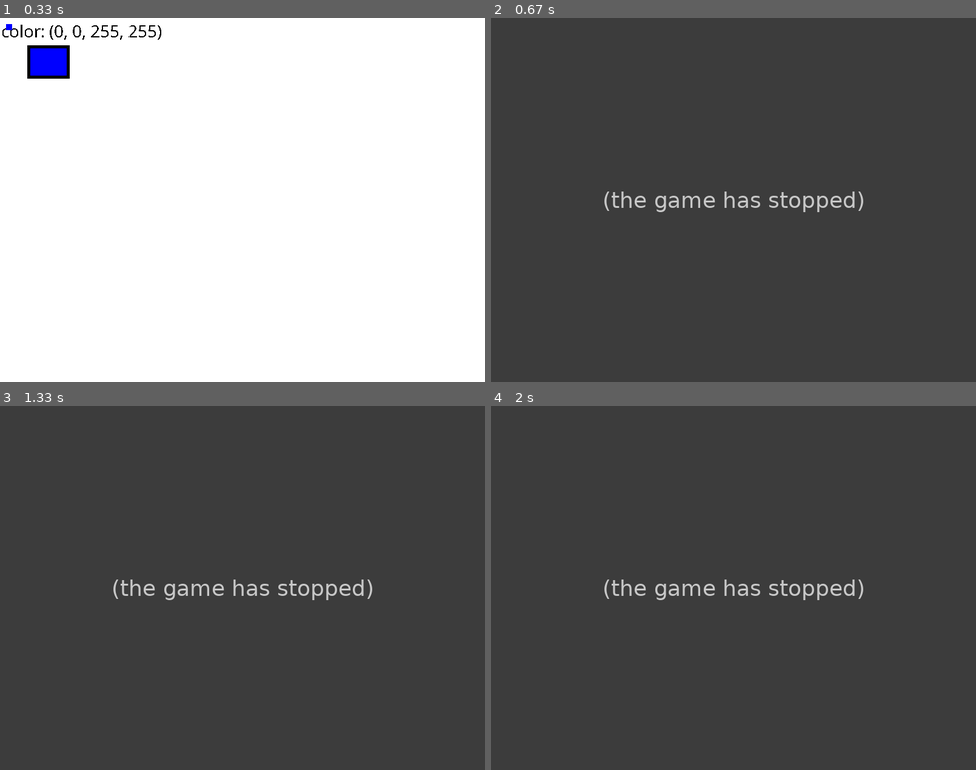
Above: before the commit, frames 1-4 (two rows, left to right).
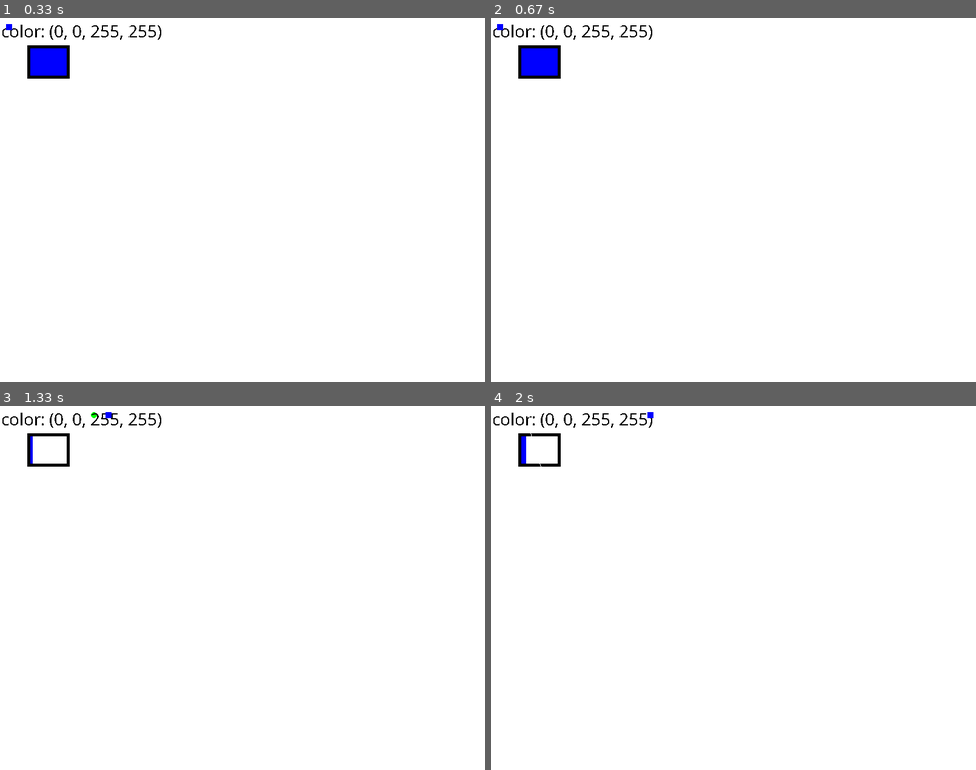
Above: after the commit, the same moments.

Repository: johannesbenjohannes/BlueSquer
Game: pygame game, started from main.py
The game is run twice, just before and just after one commit, with the same random seed, the same clock (stepped at 60 frames per second) and the same inputs.
Inputs (mouse positions are in pixels of both pictures, inside the frame that each line leads up to):
- Up to frame 1 (0.33 s): no input
- Up to frame 2 (0.67 s): click (733, 200) at 0.38 s
- Up to frame 3 (1.33 s): hold Right 0.67-1.13 s; tap Space at 0.73, 1.03 s
- Up to frame 4 (2 s): hold Right 1.5-1.97 s; tap Space at 1.57, 1.87 s

Frame 1 is identical in both runs. In frame 2, 100% of the frame differs, in the area x 0-100%, y 0-100%; in frame 3, 100%; in frame 4, 100%.
Error before the commit: NameError: name 'mouse' is not defined (main.py line 124); the game stopped at 0.38 s (later frames are placeholders)

Commit message:
bullet but not functionning

Diff:
--- a/main.py
+++ b/main.py
@@ -59,16 +59,15 @@
 
     mouse_x = 0 #Abscisse de la souri
     mouse_y = 0 #Ordonnée de la souri
-    start_pos = Vector2(mouse_x,mouse_y)
+    projectile_active = False
 
     class Bullet: # Classe pour les projectiles
-        def __init__(self, x, y, target_x, target_y, nature, velocity=5) :
+        def __init__(self, x, y, target_x, target_y, velocity=5) :
             self.x = x
             self.y = y
             self.target_x = target_x
             self.target_y = target_y
             self.velocity = velocity
-            nature = nature
 
 
     fenetre = pygame.display.set_mode((LARGEUR, HAUTEUR))
@@ -121,7 +120,21 @@
             mouse_x,mouse_y = event.pos
 
             if event.button == 1:
-                projectile = Bullet(rect_x, rect_y, mouse)
+                if projectile_active is not True :
+                    projectile = Bullet(rect_x+5, rect_y+5, mouse_x, mouse_y)
+                    bullet_pos = Vector2(projectile.x, projectile.y)
+                    start_x = projectile.x
+                    start_y = projectile.y
+                    projectile_active = True
+                    text_bullet = base_font.render(str(projectile.x), False,(0,0,0))
+                    fenetre.blit(text_bullet, (2,400))
+                    if 0<projectile.x<800 and 0<projectile.y<600 :
+                        pygame.draw.circle(fenetre, BLACK,bullet_pos.components,5)
+                        increase_y = Vector2(start_x, projectile.target_y)
+                        increase_x = Vector2(start_y, projectile.target_x)
+                        bullet_pos += Vector2(increase_x,increase_y)
+                    projectile_active = False
+
 
 
         if has_dashed:
